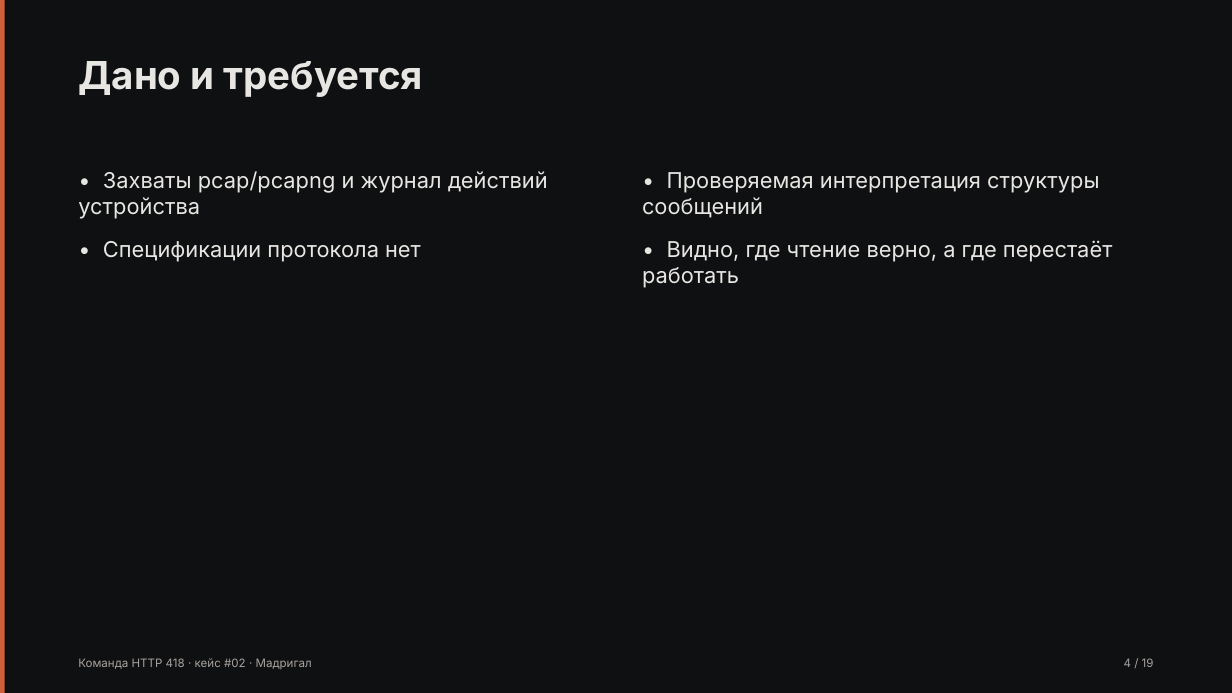
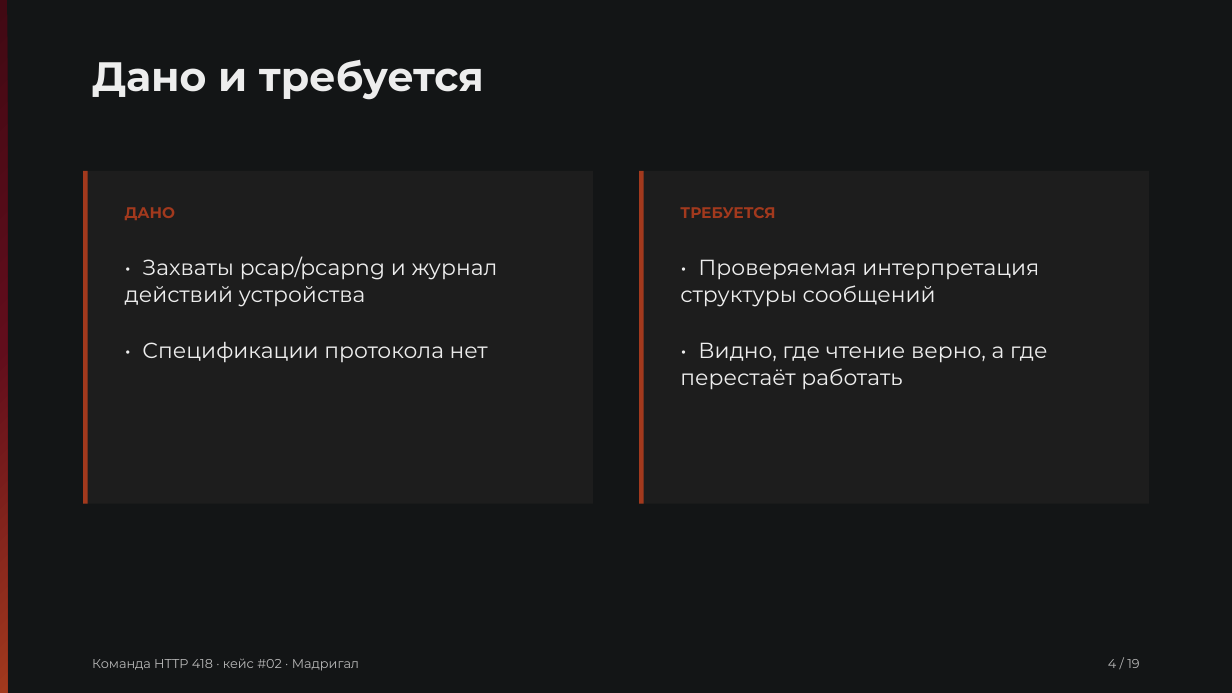
Before and after one commit to Pavel1778/madrigal-protocol-lab, a slide deck: slide 4 of presentation/slides.pptx. Drawn at 1232x693 pixels with LibreOffice and Linux fonts; fonts in the diff are those of the drawing. Boxes give left, top, right and bottom in pixels: in the first picture for what was removed or moved away, otherwise in the second. Text is boxed around its words. In the diff, an @@ line names an element or a change of style, - is before the commit and + after.

```diff
--- a/presentation/slides.pptx
+++ b/presentation/slides.pptx
@@ rectangle at [0,0,1232,693]: fill #0E1011 to #131516; shadow off @@
@@ rectangle at [0,0,7,693]: fill #D0603A to gradient #410913 to #610D1C to #A2391D; shadow off @@
@@ text "Дано и требуется": place and size @@
-text "Дано и требуется" at [78,61,423,97]
+text "Дано и требуется" at [92,60,484,100]
@@ text "Дано и требуется" at [92,60,484,100]: size 30 to 32 pt, font Inter to Montserrat, text colour #E8E6E3 to #EDEDED @@
@@ rectangle added at [83,171,593,504], fill #1D1D1D @@
@@ rectangle added at [83,171,88,504], fill #A2391D @@
@@ rectangle added at [640,171,1150,504], fill #1D1D1D @@
@@ rectangle added at [640,171,644,504], fill #A2391D @@
@@ text added at [125,207,176,220], 12 pt, text #A2391D, bold @@
+ДАНО
@@ text added at [680,207,775,218], 12 pt, text #A2391D, bold @@
+ТРЕБУЕТСЯ
@@ text "• Захваты pcap/pcapng и журнал ...": place and size @@
-text "• Захваты pcap/pcapng и журнал ..." at [78,171,548,219]
+text "• Захваты pcap/pcapng и журнал ..." at [125,256,498,307]
@@ text "• Проверяемая интерпретация структуры сообщений": place and size @@
-text "• Проверяемая интерпретация структуры сообщений" at [642,172,1099,218]
+text "• Проверяемая интерпретация структуры сообщений" at [680,259,1039,307]
@@ font Inter to Montserrat, text colour #E8E6E3 to #EDEDED in 4 elements at [680,259,1039,307], [125,256,498,307], [680,342,1047,390], [142,342,488,363] @@
@@ text "• Спецификации протокола нет": place and size @@
-text "• Спецификации протокола нет" at [103,241,421,262]
+text "• Спецификации протокола нет" at [142,342,488,363]
@@ text "• Видно, где чтение верно, ...": place and size @@
-text "• Видно, где чтение верно, ..." at [642,240,1112,288]
+text "• Видно, где чтение верно, ..." at [680,342,1047,390]
@@ text "Команда HTTP 418 · кейс ...": place and size @@
-text "Команда HTTP 418 · кейс ..." at [78,658,312,669]
+text "Команда HTTP 418 · кейс ..." at [92,658,359,671]
@@ text "Команда HTTP 418 · кейс ..." at [92,658,359,671]: size 9 to 10 pt, font Inter to Montserrat, text colour #A8A29E to #B8B8B8 @@
@@ text "4 / 19" at [1108,659,1139,668]: size 9 to 10 pt, font Inter to Montserrat, text colour #A8A29E to #B8B8B8 @@
@@ text "4 / 19": place and size @@
-text "4 / 19" at [1124,658,1154,667]
+text "4 / 19" at [1108,659,1139,668]
```
Also in this commit, not shown: 18 other slides changed, 41 other files.
